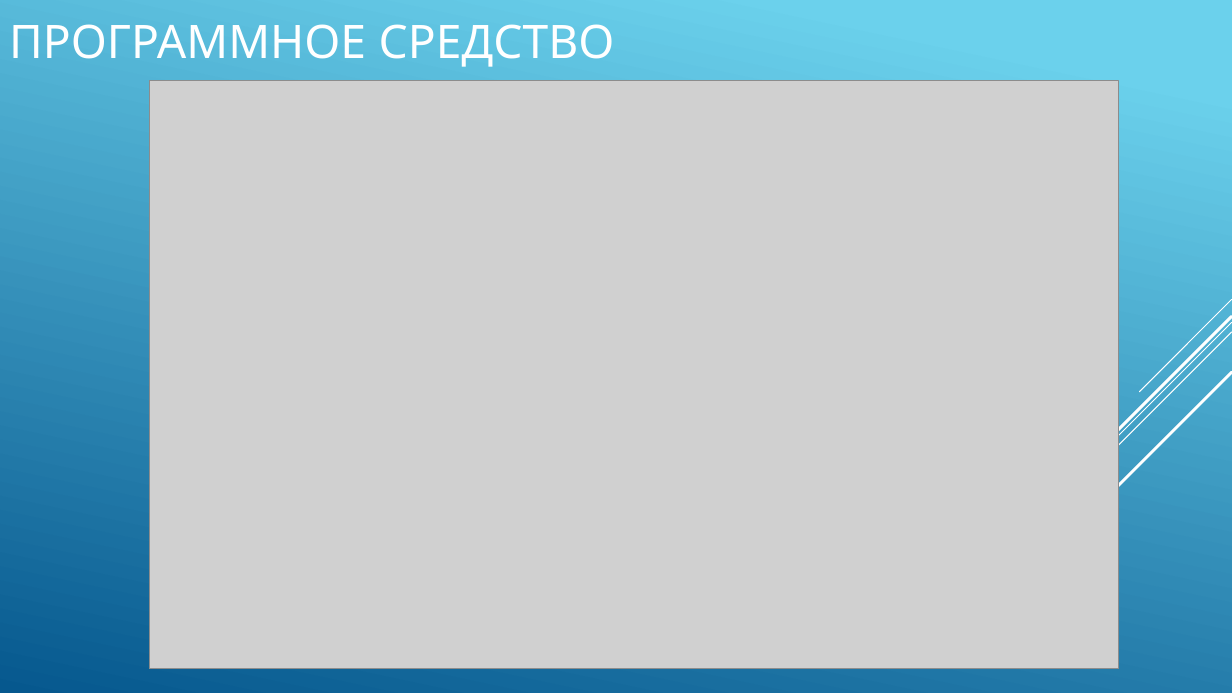
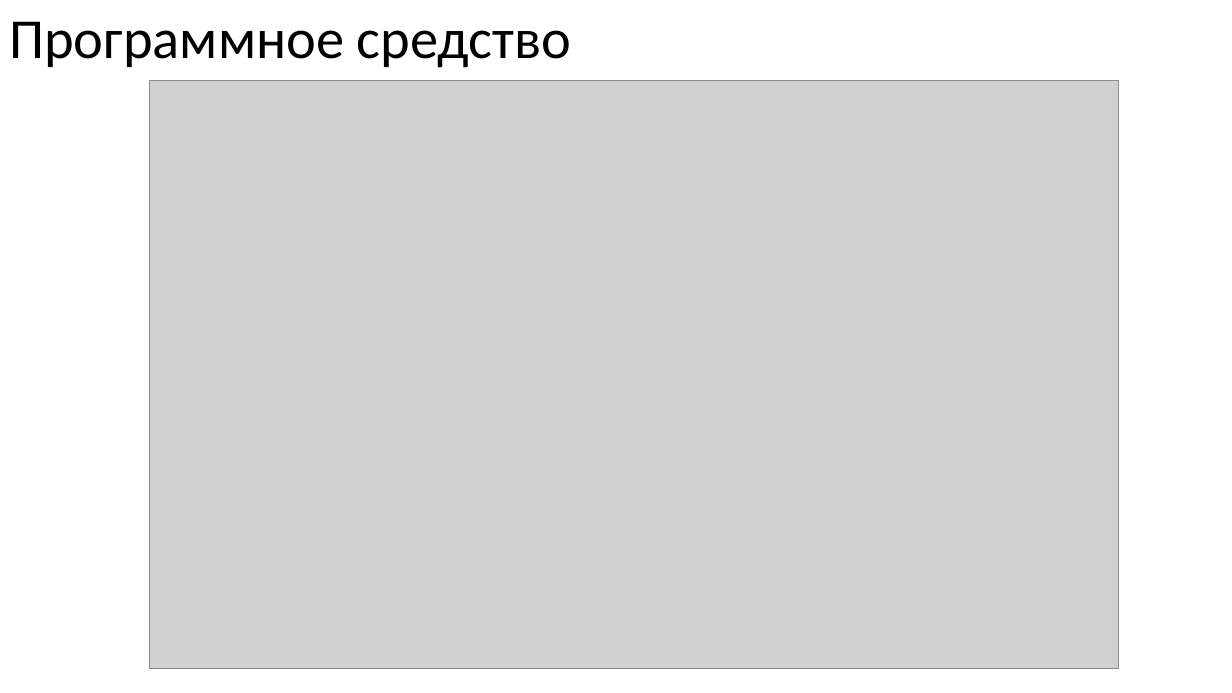
Before and after one commit to Mepecbe/Antivirus_DiplomProject, a slide deck: slide 5 of Documents/Prezentatsia_k_diplomnomu_proektu.pptx (slide 4 before the commit). Drawn at 1232x693 pixels with LibreOffice and Linux fonts; fonts in the diff are those of the drawing; grey boxes stand for pictures. Boxes give left, top, right and bottom in pixels: in the first picture for what was removed or moved away, otherwise in the second. Text is boxed around its words. In the diff, an @@ line names an element or a change of style, - is before the commit and + after.

```diff
--- a/Documents/Prezentatsia_k_diplomnomu_proektu.pptx
+++ b/Documents/Prezentatsia_k_diplomnomu_proektu.pptx
@@ background gradient #6ED2EB to #06588E to #FFFFFF @@
@@ title at [9,21,571,68]: text changed; size 36 to 44 pt; font Quicksand to Calibri; text colour #FFFFFF to #000000 @@
-ПРОГРАММНОЕ СРЕДСТВО
+Программное средство
@@ group removed at [931,299,1232,624]: 5 lines @@
```
Also in this commit, not shown: 3 other slides changed, 13 slides added, 3 slides removed, 12 other files.
